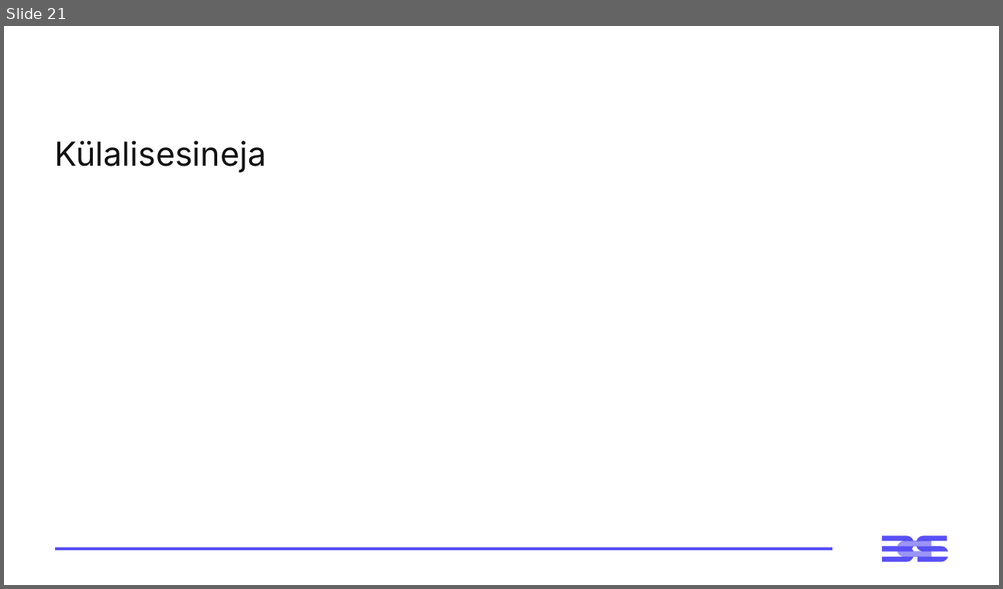
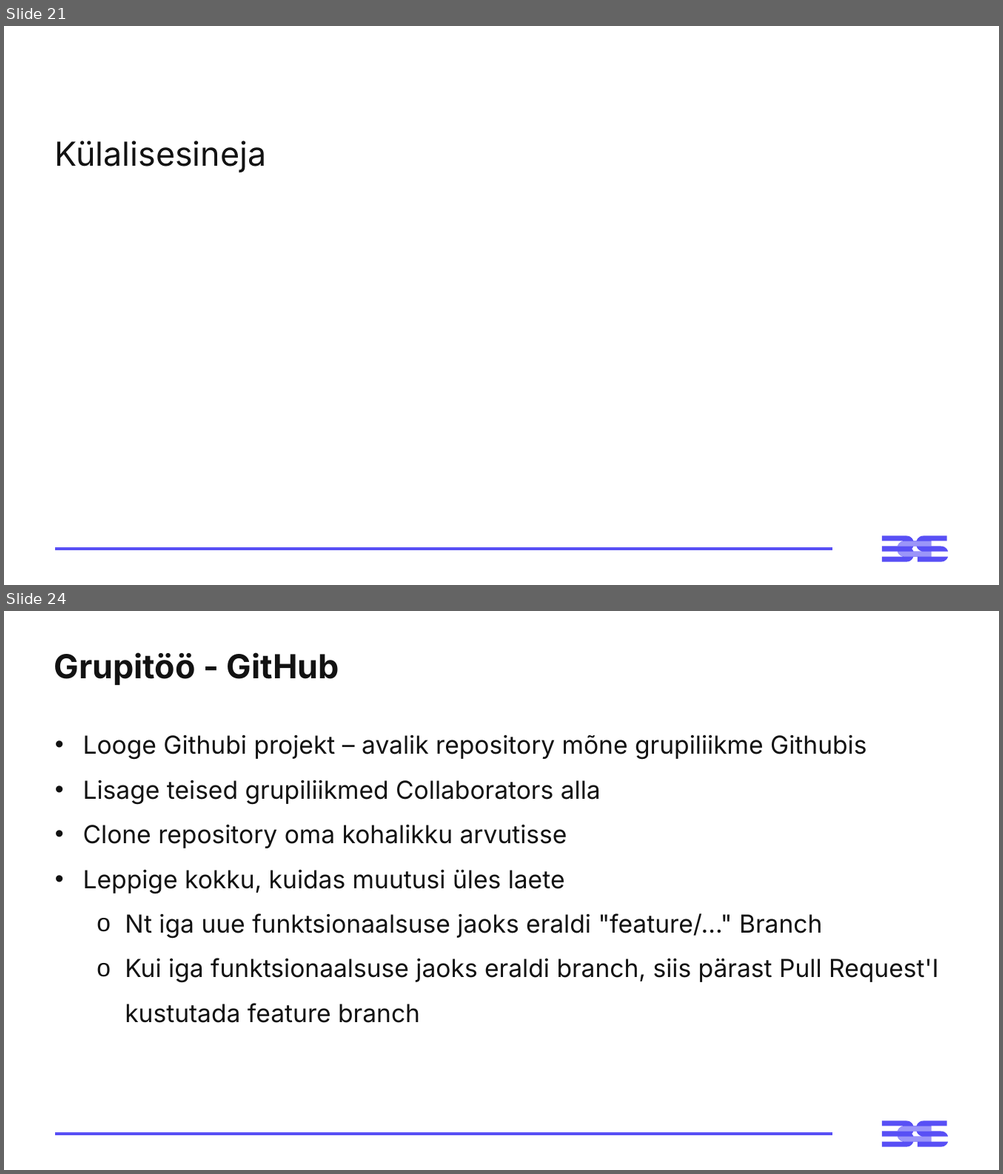
Before and after one commit to virverani/andmetarkus_2026_kevad, a slide deck: Day14/14-paev-andmetarkus-esitlus.pptx. Shown one above the other, each under a label of ours: slide 21 before the commit, slides 21 and 24 after it; the slides between them are not shown. The pictures are 1003x589 and 1003x1174 pixels, drawn with LibreOffice and Linux fonts; fonts in the diff are those of the drawing. Boxes give left, top, right and bottom in pixels: in the first picture for what was removed or moved away, otherwise in the second. Text is boxed around its words. In the diff, an @@ line names an element or a change of style, - is before the commit and + after.

```diff
--- a/Day14/14-paev-andmetarkus-esitlus.pptx
+++ b/Day14/14-paev-andmetarkus-esitlus.pptx
@@ slide 24 added at [4, 611, 999, 1170], background #FFFFFF; not listed: 3 template elements that a slide beside it also shows @@
@@ title added at [54, 652, 339, 685], 32 pt, text #121212, bold @@
+Grupitöö - GitHub
@@ text added at [83, 735, 938, 1023], 24 pt, text #121212 @@
+• Looge Githubi projekt – avalik repository mõne grupiliikme Githubis
+• Lisage teised grupiliikmed Collaborators alla
+• Clone repository oma kohalikku arvutisse
+• Leppige kokku, kuidas muutusi üles laete
+  o Nt iga uue funktsionaalsuse jaoks eraldi "feature/..." Branch
+  o Kui iga funktsionaalsuse jaoks eraldi branch, siis pärast Pull Request'I kustutada feature branch
```
Also in this commit, not shown: 1 slide changed, 4 other slides added, 12 other files.
